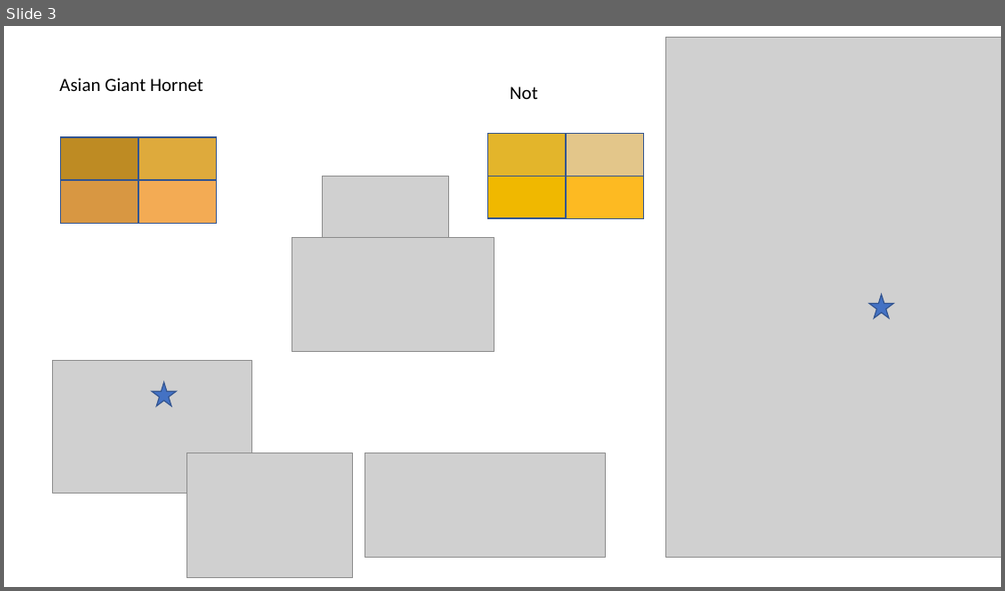
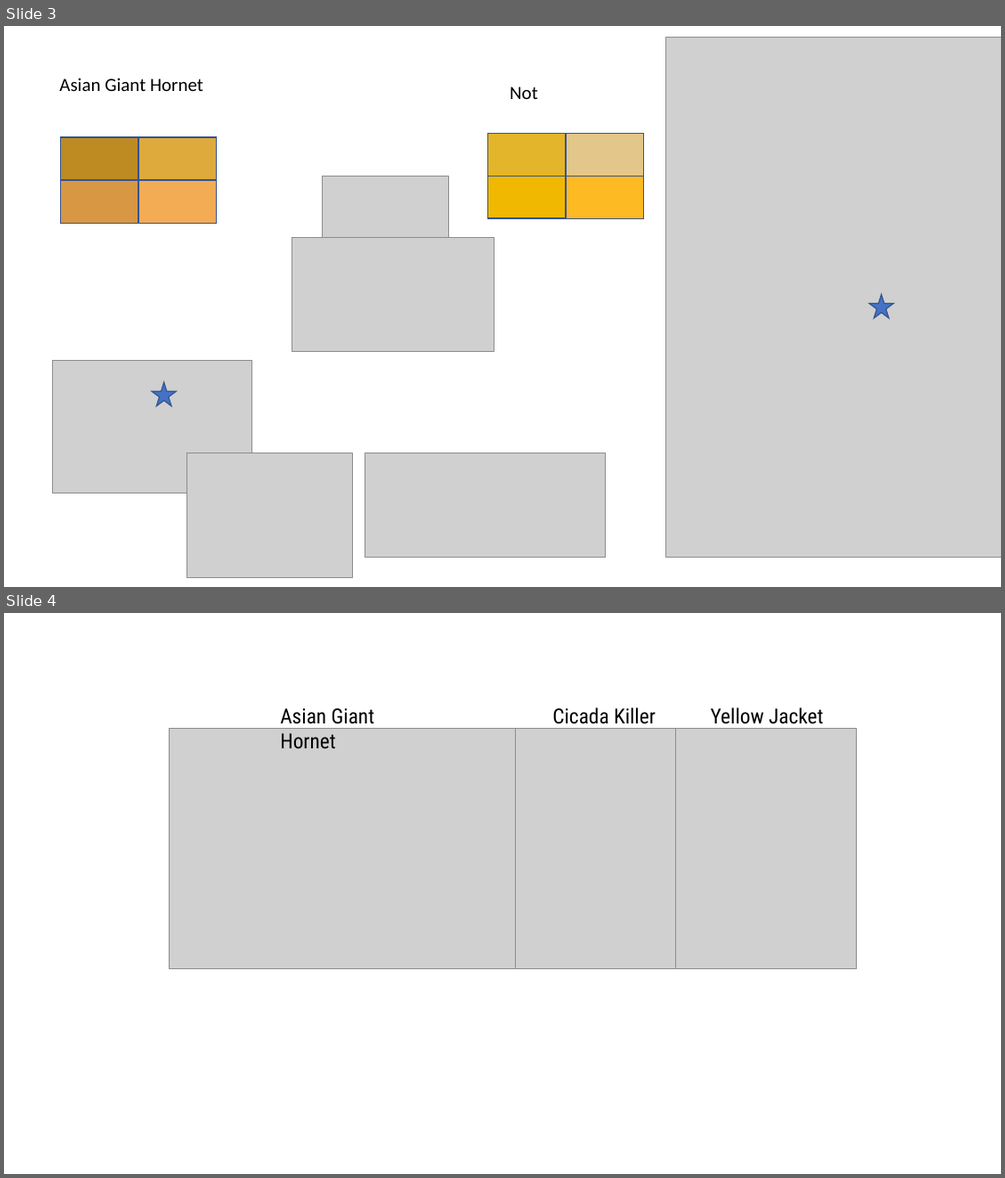
Before and after one commit to Hannarea/Hornet-Project, a slide deck: Classification Questions.pptx. Shown one above the other, each under a label of ours: slide 3 before the commit, slides 3 and 4 after it. The pictures are 1005x591 and 1005x1178 pixels, drawn with LibreOffice and Linux fonts; fonts in the diff are those of the drawing; grey boxes stand for pictures. Boxes give left, top, right and bottom in pixels: in the first picture for what was removed or moved away, otherwise in the second. Text is boxed around its words. In the diff, an @@ line names an element or a change of style, - is before the commit and + after.

```diff
--- a/Classification Questions.pptx
+++ b/Classification Questions.pptx
@@ slide 4 added at (4,613,1001,1174), background #FFFFFF @@
@@ text added at (280,708,375,749), 20 pt, text #000000 @@
+Asian Giant Hornet
@@ text added at (552,707,655,729), 20 pt, text #000000 @@
+Cicada Killer
@@ text added at (711,707,823,729), 20 pt, text #000000 @@
+Yellow Jacket
@@ picture added at (169,728,515,969) @@
@@ picture added at (515,728,676,969) @@
@@ picture added at (677,728,857,969) @@
```
Also in this commit, not shown: 2 slides changed, 1 other slide added, 1 other file.
